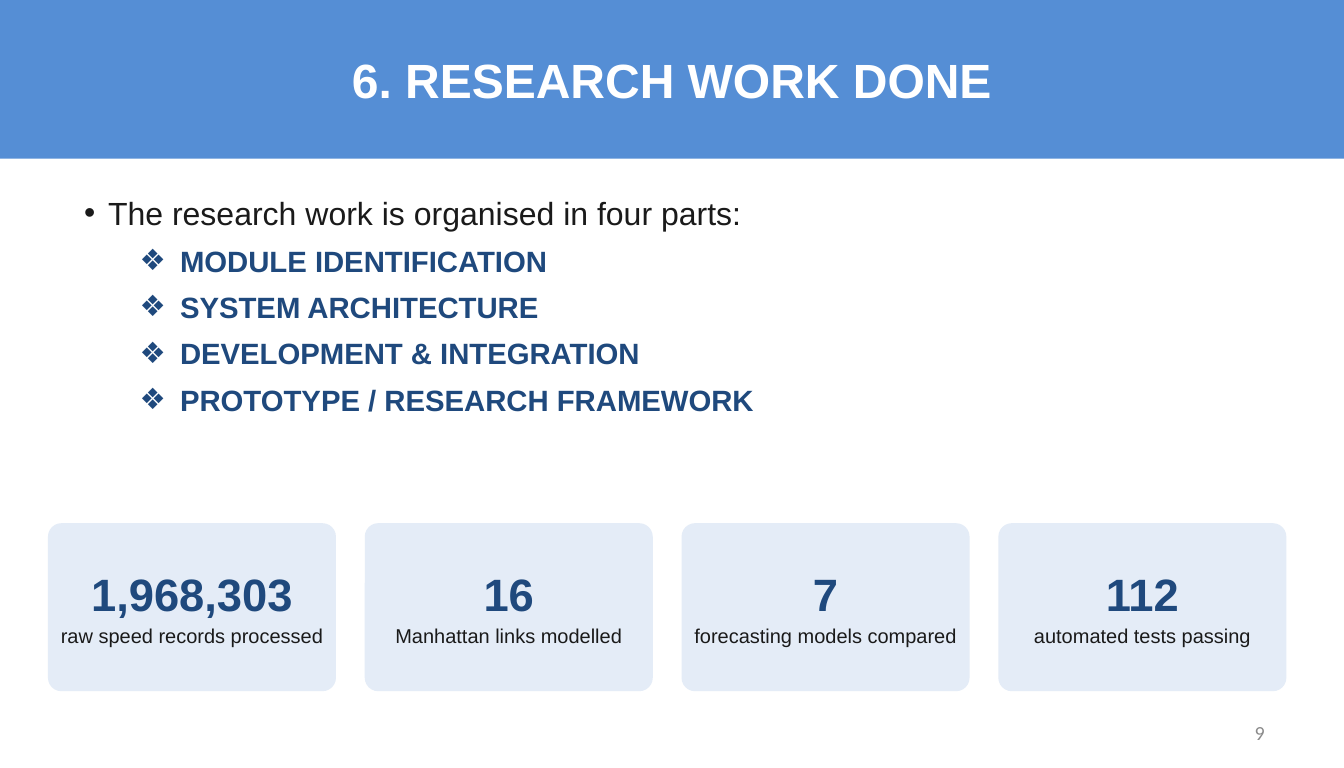
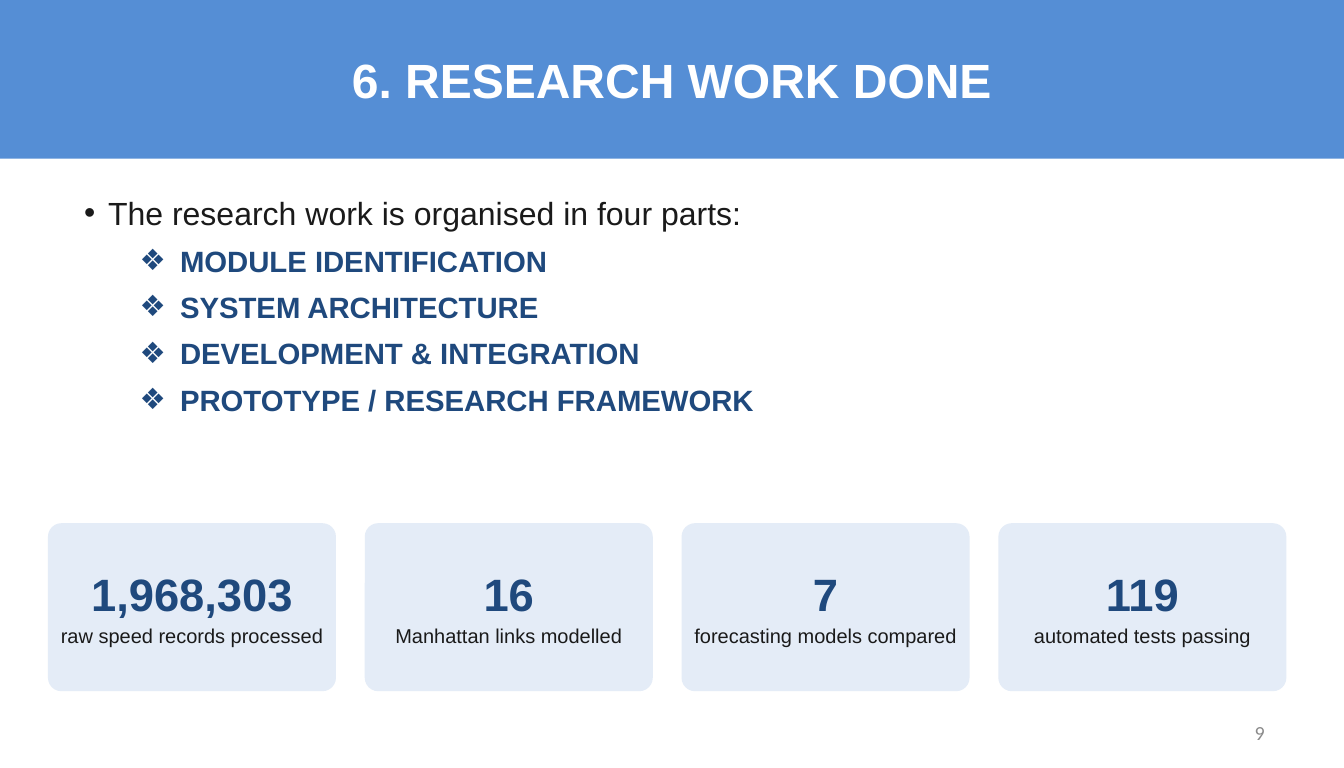
Before and after one commit to sricharansk/Major-Project, a slide deck: slide 9 of presentation/Final_Review_S_K_Sricharan_25MML1010.pptx. Drawn at 1344x768 pixels with LibreOffice and Linux fonts; fonts in the diff are those of the drawing. Boxes give left, top, right and bottom in pixels: in the first picture for what was removed or moved away, otherwise in the second. Text is boxed around its words. In the diff, an @@ line names an element or a change of style, - is before the commit and + after.

```diff
--- a/presentation/Final_Review_S_K_Sricharan_25MML1010.pptx
+++ b/presentation/Final_Review_S_K_Sricharan_25MML1010.pptx
@@ text in rounded rectangle at <box>1106,579,1179,612</box>: text changed @@
-112
+119
```
Also in this commit, not shown: 6 other slides changed, 8 other files.
